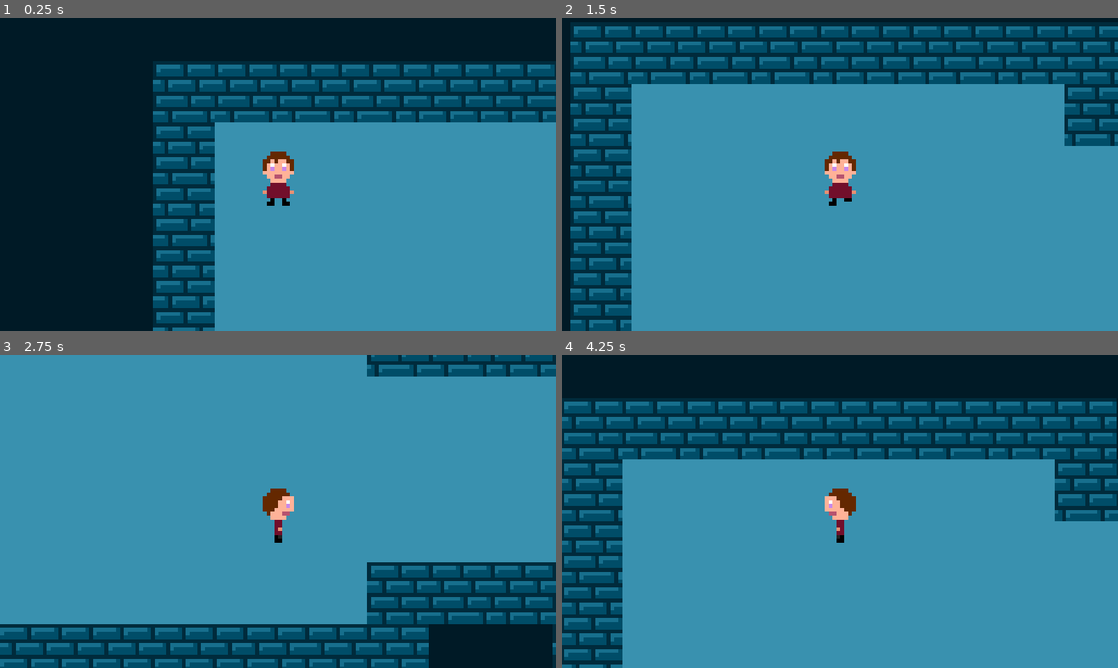
Above: before the commit, frames 1-4 (two rows, left to right).
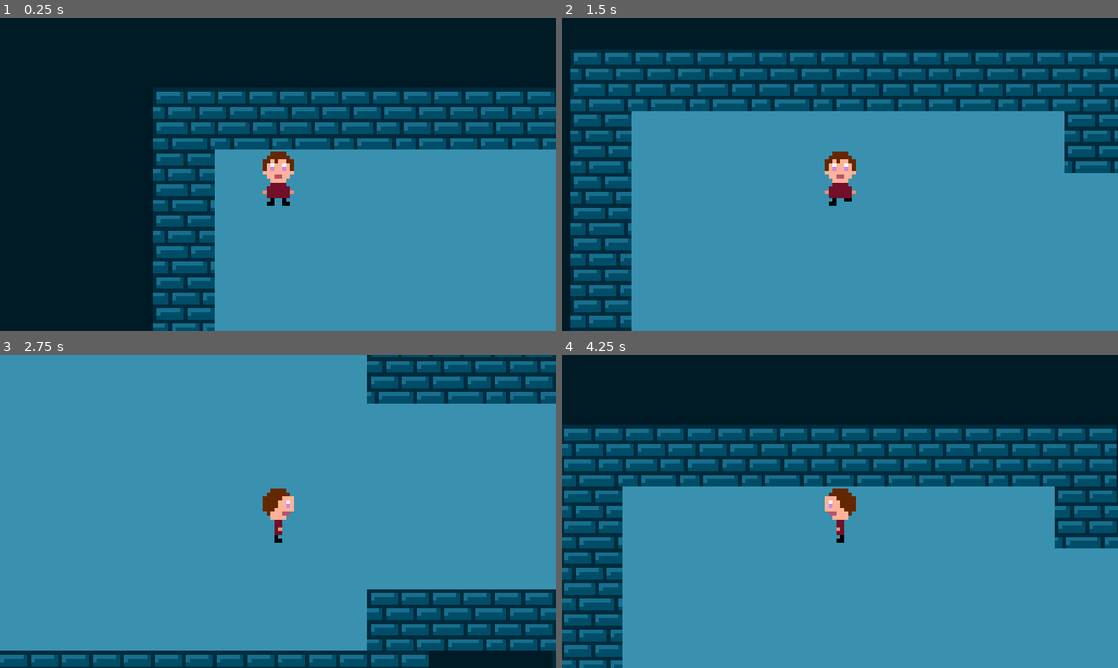
Above: after the commit, the same moments.

Repository: AidenLortie/GameOff2023
Game: Godot game, scene res://Scenes/TW_TILEMAP_TILEMAP_1.tscn
Two runs of this game, one before a commit and one after it. Both use one fixed random seed, a clock stepped at 60 frames per second and the inputs below. Before the commit the project has no main scene; this scene is started directly in both runs. The engine's default icon, where the game draws it, is replaced by a stand-in: a white triangle on a blue panel in a dark square.
Inputs:
- Up to frame 1 (0.25 s): no input
- Up to frame 2 (1.5 s): tap Enter at 0.5 s; hold Right (ui_right) 0.53-1.28 s; hold Down (ui_down) from 1.28 s (still down)
- Up to frame 3 (2.75 s): release Down (ui_down) at 2.03 s; hold Right (ui_right) from 2.03 s (still down)
- Up to frame 4 (4.25 s): release Right (ui_right) at 2.78 s; hold Up (ui_up) 2.78-3.53 s; hold Left (ui_left) from 3.53 s (still down)

The runs differ from the first frame. In frame 1, 20% of the frame differs, in the area x 27-100%, y 14-100%; in frame 2, 28%, in the area x 1-100%, y 2-100%; in frame 3, 20%; in frame 4, 27%.

Commit message:
2023-11-04 0258hrs Added an entity that will move towards the player when the player is in a certain radius. Placeholder art currently used

Diff:
--- /dev/null
+++ b/GodotMain/Scenes/Entities/Enemy_1.gd
@@ -0,0 +1,48 @@
+extends CharacterBody2D
+
+
+const SPEED = 300.0
+
+@onready var playerDetection = $"PlayerDetectionArea"
+
+var moving = false
+var chasing = false
+
+
+func _physics_process(delta):
+	var randMoving = randi_range(0,1000)
+	if 990 < randMoving and moving == false or chasing == true:
+		if playerDetection.has_overlapping_bodies():
+			var playerDetect = playerDetection.get_overlapping_bodies()
+			if playerDetect.size() > 0 :
+				var playerPosition = playerDetect[0].position
+				var playerOffset = playerPosition - self.position
+				print(playerOffset)
+
+				velocity.x = move_toward(velocity.x, playerOffset.x * 2.5, 50)
+				velocity.y = move_toward(velocity.y, playerOffset.y * 2.5, 50)
+
+				if abs(playerOffset.x) < 15:
+					velocity.x = move_toward(velocity.x, 0, 50)
+				if abs(playerOffset.y) < 15:
+					velocity.y = move_toward(velocity.y, 0, 50)
+
+				if velocity.x > 90:
+					velocity.x = 75
+
+				if velocity.y > 90:
+					velocity.y = 75
+
+				chasing = true
+		else:
+			velocity.x = move_toward(velocity.x, randi_range(-75,75), 150)
+			velocity.y = move_toward(velocity.y, randi_range(-75,75), 150)
+			chasing = false
+			moving = true
+
+	elif 990 < randMoving and moving == true:
+		velocity.x = move_toward(velocity.x, 0, 150)
+		velocity.y = move_toward(velocity.y, 0, 150)
+		moving = false
+
+	move_and_slide()
--- /dev/null
+++ b/GodotMain/Scenes/Entities/Enemy_1.tscn
@@ -0,0 +1,34 @@
+[gd_scene load_steps=5 format=3 uid="uid://clswgsxb4t2jd"]
+
+[ext_resource type="Script" path="res://Scenes/Entities/Enemy_1.gd" id="1_b0ee2"]
+[ext_resource type="Texture2D" uid="uid://ddgojpq6aol71" path="res://Assets/icon.svg" id="1_fxp0o"]
+
+[sub_resource type="CapsuleShape2D" id="CapsuleShape2D_4vha4"]
+radius = 3.0
+height = 8.0
+
+[sub_resource type="CircleShape2D" id="CircleShape2D_cod4t"]
+radius = 300.0
+
+[node name="Enemy_1" type="CharacterBody2D"]
+collision_mask = 3
+safe_margin = 8.0
+script = ExtResource("1_b0ee2")
+
+[node name="Entity Collision" type="CollisionShape2D" parent="."]
+rotation = 1.5708
+shape = SubResource("CapsuleShape2D_4vha4")
+
+[node name="Sprite2D" type="Sprite2D" parent="."]
+scale = Vector2(0.2, 0.2)
+texture = ExtResource("1_fxp0o")
+
+[node name="PlayerDetectionArea" type="Area2D" parent="."]
+scale = Vector2(0.2, 0.2)
+collision_layer = 0
+collision_mask = 2
+
+[node name="PlayerDetection" type="CollisionShape2D" parent="PlayerDetectionArea"]
+shape = SubResource("CircleShape2D_cod4t")
+
+[connection signal="body_entered" from="PlayerDetectionArea" to="." method="_on_player_detection_area_body_entered"]
--- a/GodotMain/Scenes/Entities/Player.tscn
+++ b/GodotMain/Scenes/Entities/Player.tscn
@@ -183,11 +183,11 @@
 blend_point_0/node = SubResource("AnimationNodeAnimation_nyyxp")
 blend_point_0/pos = Vector2(0, 1)
 blend_point_1/node = SubResource("AnimationNodeAnimation_qxjiu")
-blend_point_1/pos = Vector2(0, -1.01)
+blend_point_1/pos = Vector2(0, -1)
 blend_point_2/node = SubResource("AnimationNodeAnimation_5g4n3")
-blend_point_2/pos = Vector2(-1, -0.01)
+blend_point_2/pos = Vector2(-1.01, 0)
 blend_point_3/node = SubResource("AnimationNodeAnimation_j7kqe")
-blend_point_3/pos = Vector2(1, -0.01)
+blend_point_3/pos = Vector2(1.01, 0)
 blend_mode = 1
 
 [sub_resource type="AnimationNodeAnimation" id="AnimationNodeAnimation_6dqm0"]
@@ -206,11 +206,11 @@
 blend_point_0/node = SubResource("AnimationNodeAnimation_6dqm0")
 blend_point_0/pos = Vector2(0, 1)
 blend_point_1/node = SubResource("AnimationNodeAnimation_6ihl7")
-blend_point_1/pos = Vector2(0, -1.01)
+blend_point_1/pos = Vector2(0, -1)
 blend_point_2/node = SubResource("AnimationNodeAnimation_b37f2")
-blend_point_2/pos = Vector2(1.01, 0)
+blend_point_2/pos = Vector2(1.1, 0)
 blend_point_3/node = SubResource("AnimationNodeAnimation_04xpq")
-blend_point_3/pos = Vector2(-1.01, 0)
+blend_point_3/pos = Vector2(-1.1, 0)
 min_space = Vector2(-1.06, -1)
 max_space = Vector2(1.04, 1)
 blend_mode = 1
@@ -220,10 +220,13 @@
 height = 8.0
 
 [node name="Player" type="CharacterBody2D"]
+collision_layer = 2
+safe_margin = 8.0
 script = ExtResource("1_2ukua")
 
 [node name="Sprite2D" type="Sprite2D" parent="."]
 texture_filter = 1
+position = Vector2(0, -7)
 texture = ExtResource("2_ompqt")
 hframes = 3
 vframes = 4
@@ -242,11 +245,11 @@
 tree_root = SubResource("AnimationNodeBlendSpace2D_ktgop")
 anim_player = NodePath("..")
 active = true
-parameters/blend_position = Vector2(0, 0)
+parameters/blend_position = Vector2(-0.00465202, 0.0393014)
 
 [node name="CollisionShape2D" type="CollisionShape2D" parent="."]
-position = Vector2(0, 7)
 rotation = 1.5708
 shape = SubResource("CapsuleShape2D_xvh3x")
 
 [node name="Camera2D" type="Camera2D" parent="."]
+position = Vector2(0, -7)
--- a/GodotMain/Scenes/TW_TILEMAP_TILEMAP_1.tscn
+++ b/GodotMain/Scenes/TW_TILEMAP_TILEMAP_1.tscn
@@ -1,7 +1,8 @@
-[gd_scene load_steps=5 format=3 uid="uid://cvso3dk6svbxg"]
+[gd_scene load_steps=6 format=3 uid="uid://cvso3dk6svbxg"]
 
 [ext_resource type="Texture2D" uid="uid://be8ghsxjmyhb7" path="res://Assets/Sprites/walls_tile_set.png" id="1_hw8rc"]
 [ext_resource type="PackedScene" uid="uid://cq74stbk6gnmo" path="res://Scenes/Entities/Player.tscn" id="2_se52m"]
+[ext_resource type="PackedScene" uid="uid://clswgsxb4t2jd" path="res://Scenes/Entities/Enemy_1.tscn" id="3_e2mfg"]
 
 [sub_resource type="TileSetAtlasSource" id="TileSetAtlasSource_wej38"]
 resource_name = "walls and ground"
@@ -56,3 +57,12 @@
 [node name="Player" parent="." instance=ExtResource("2_se52m")]
 position = Vector2(65, 59)
 scale = Vector2(2, 2)
+
+[node name="Enemy_1" parent="." instance=ExtResource("3_e2mfg")]
+position = Vector2(14, 543)
+
+[node name="Enemy_2" parent="." instance=ExtResource("3_e2mfg")]
+position = Vector2(903, 557)
+
+[node name="Enemy_3" parent="." instance=ExtResource("3_e2mfg")]
+position = Vector2(442, 831)
--- a/GodotMain/Scripts/Entities/Player.gd
+++ b/GodotMain/Scripts/Entities/Player.gd
@@ -10,7 +10,7 @@
 	walkAnim.set("parameters/blend_position", [0,0])
 	idleAnim.set("parameters/blend_position", [0,0])
 
-func _physics_process(delta):
+func _physics_process(_delta):
 
 	# Get the input direction and handle the movement/deceleration.
 	# As good practice, you should replace UI actions with custom gameplay actions.
--- a/GodotMain/project.godot
+++ b/GodotMain/project.godot
@@ -11,6 +11,7 @@
 [application]
 
 config/name="Godot Main"
+run/main_scene="res://Scenes/TW_TILEMAP_TILEMAP_1.tscn"
 config/features=PackedStringArray("4.0", "GL Compatibility")
 config/icon="res://Assets/icon.svg"
 
Binary file changed: GodotMain/Assets/Sprites/player_sprie_sheet_default.png
Not shown, added: GodotMain/export_presets.cfg
